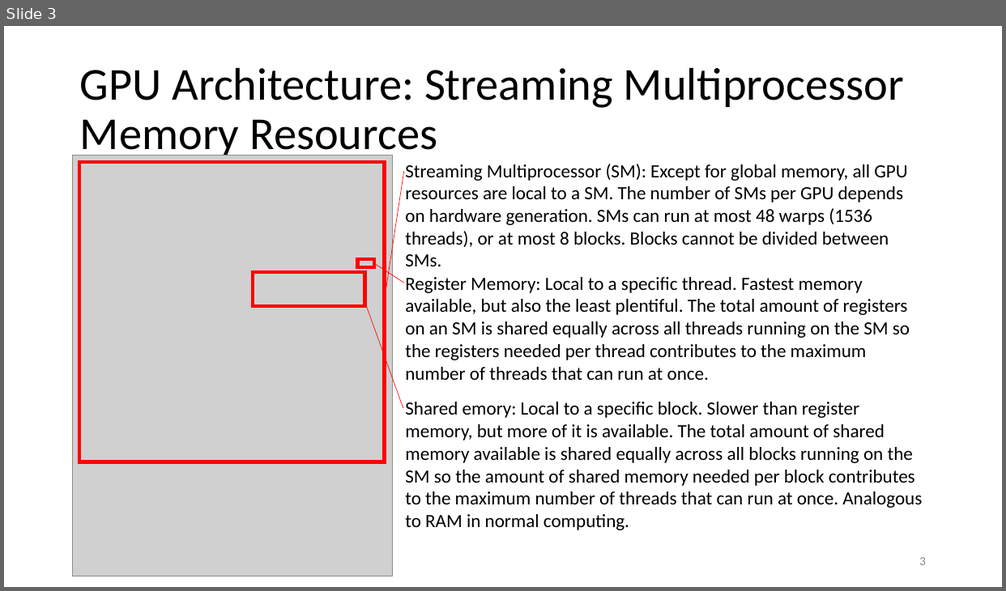
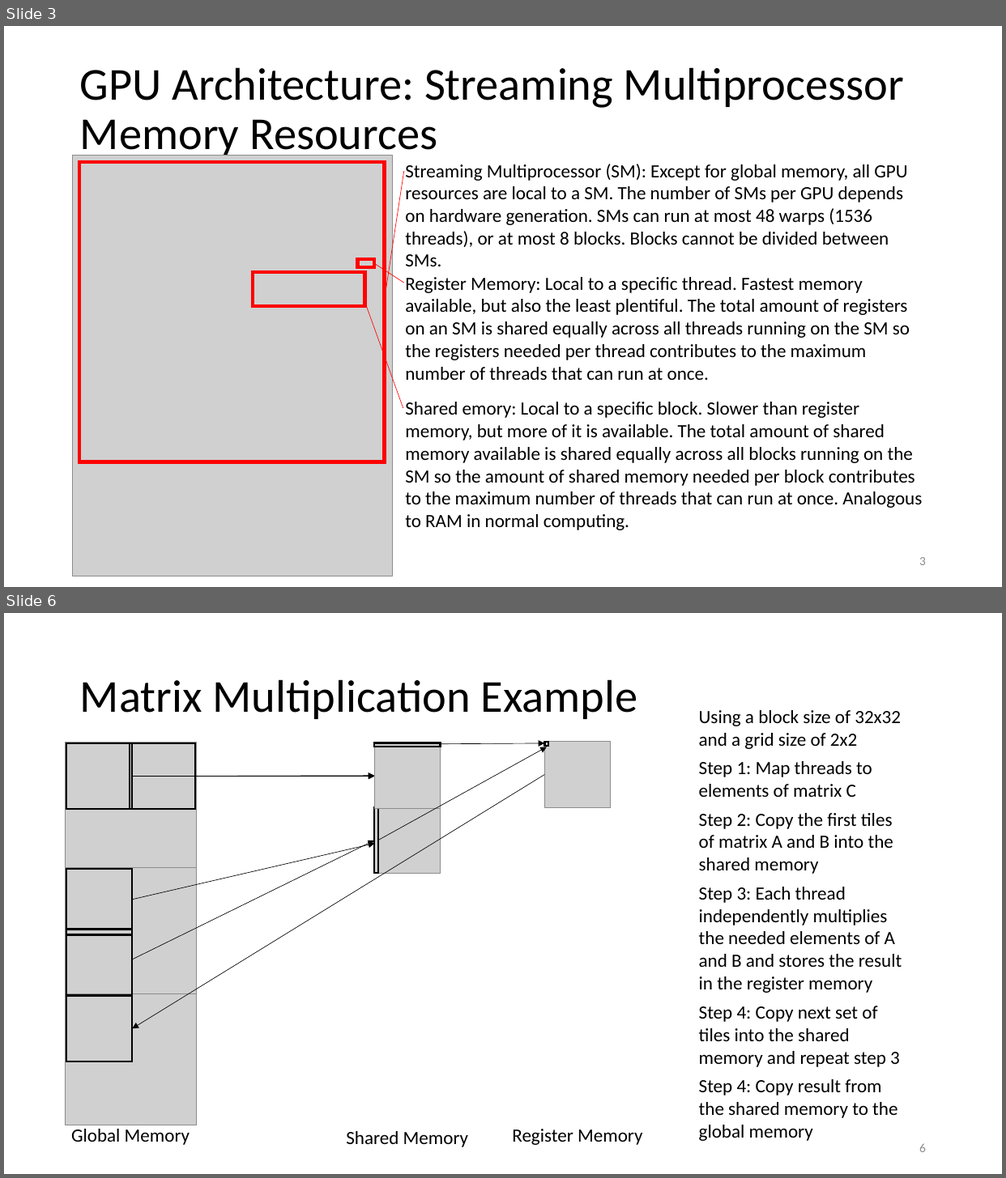
Before and after one commit to d-henness/thesis, a slide deck: defence_pres.pptx. Shown one above the other, each under a label of ours: slide 3 before the commit, slides 3 and 6 after it; the slides between them are not shown. The pictures are 1006x591 and 1006x1178 pixels, drawn with LibreOffice and Linux fonts; fonts in the diff are those of the drawing; grey boxes stand for pictures. Boxes give left, top, right and bottom in pixels: in the first picture for what was removed or moved away, otherwise in the second. Text is boxed around its words. In the diff, an @@ line names an element or a change of style, - is before the commit and + after.

```diff
--- a/defence_pres.pptx
+++ b/defence_pres.pptx
@@ slide 6 added at (x1=4, y1=613, x2=1002, y2=1174), background #FFFFFF @@
@@ title added at (x1=80, y1=679, x2=638, y2=719), 44 pt, text #000000 @@
+Matrix Multiplication Example
@@ text added at (x1=699, y1=710, x2=901, y2=749), 18 pt, text #000000 @@
+Using a block size of 32x32 and a grid size of 2x2
@@ picture added at (x1=65, y1=742, x2=196, y2=873) @@
@@ rectangle added at (x1=66, y1=743, x2=132, y2=809), outline #000000 1.75 pt @@
@@ rectangle added at (x1=130, y1=743, x2=196, y2=809), outline #000000 1.75 pt @@
@@ picture added at (x1=374, y1=743, x2=441, y2=808) @@
@@ rectangle added at (x1=374, y1=743, x2=441, y2=747), outline #000000 1.75 pt @@
@@ arrow added from (378, 840) to (547, 747), #000000 0.5 pt @@
@@ arrow added from (441, 744) to (544, 743), #000000 0.5 pt @@
@@ picture added at (x1=544, y1=742, x2=611, y2=807) @@
@@ rectangle added at (x1=544, y1=742, x2=548, y2=746), outline #000000 1.75 pt @@
@@ arrow added from (132, 776) to (374, 776), #000000 0.5 pt @@
@@ arrow added from (544, 775) to (132, 1029), #000000 0.5 pt @@
@@ arrow added from (196, 776) to (374, 776), #000000 0.5 pt @@
@@ text added at (x1=699, y1=761, x2=872, y2=797), 18 pt, text #000000 @@
+Step 1: Map threads to elements of matrix C
@@ picture added at (x1=374, y1=807, x2=441, y2=874) @@
@@ rectangle added at (x1=374, y1=807, x2=378, y2=873), outline #000000 1.5 pt @@
@@ text added at (x1=699, y1=813, x2=893, y2=874), 18 pt, text #000000 @@
+Step 2: Copy the first tiles of matrix A and B into the shared memory
@@ arrow added from (132, 900) to (374, 844), #000000 0.5 pt @@
@@ arrow added from (132, 960) to (374, 841), #000000 0.5 pt @@
@@ picture added at (x1=65, y1=868, x2=196, y2=999) @@
@@ rectangle added at (x1=66, y1=869, x2=132, y2=935), outline #000000 1.75 pt @@
@@ text added at (x1=699, y1=887, x2=901, y2=993), 18 pt, text #000000 @@
+Step 3: Each thread independently multiplies the needed elements of A and B and stores the result in the register memory
@@ rectangle added at (x1=66, y1=930, x2=132, y2=995), outline #000000 1.75 pt @@
@@ picture added at (x1=65, y1=994, x2=196, y2=1125) @@
@@ rectangle added at (x1=66, y1=996, x2=132, y2=1063), outline #000000 1.75 pt @@
@@ text added at (x1=699, y1=1006, x2=900, y2=1067), 18 pt, text #000000 @@
+Step 4: Copy next set of tiles into the shared memory and repeat step 3
@@ text added at (x1=699, y1=1080, x2=897, y2=1141), 18 pt, text #000000 @@
+Step 4: Copy result from the shared memory to the global memory
@@ text added at (x1=71, y1=1129, x2=189, y2=1145), 18 pt, text #000000 @@
+Global Memory
@@ text added at (x1=346, y1=1131, x2=468, y2=1148), 18 pt, text #000000 @@
+Shared Memory
@@ text added at (x1=512, y1=1129, x2=642, y2=1145), 18 pt, text #000000 @@
+Register Memory
@@ page number added at (x1=919, y1=1144, x2=926, y2=1152), 12 pt, text #8C8C8C @@
+6
```
Also in this commit, not shown: 1 slide changed, 1 other slide added, 7 other files.
